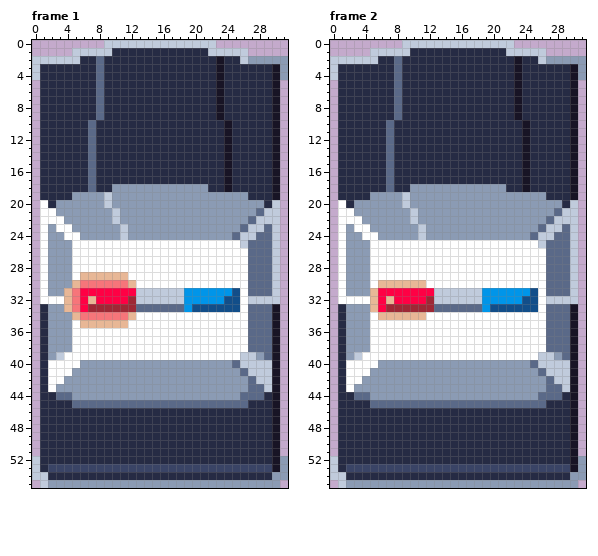
A pixel-art file gets an edit: core/assets-src/sprites/vehicles/police.ase. Above, as it was before the edit.
32x56 pixels, 6 frames. Shown: frame 1, frame 2. The commit also changed other frames, which this record leaves out.
The result:
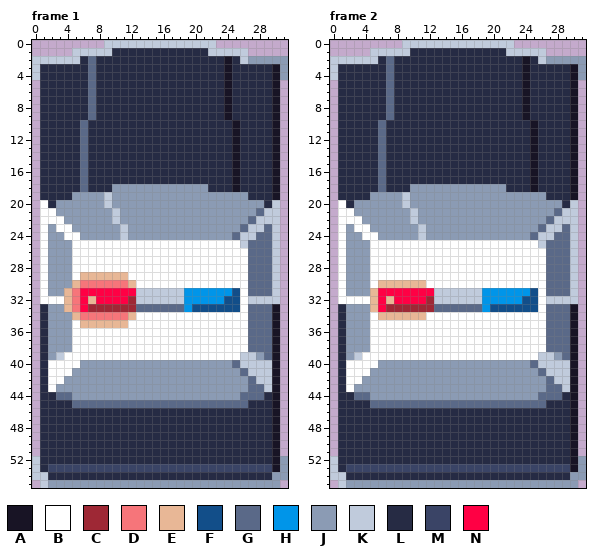
Palette (. is transparent): A #181425  B #ffffff  C #9e2835  D #f6757a  E #e8b796  F #124e89  G #5a6988  H #0095e9  J #8b9bb4  K #c0cbdc  L #262b44  M #3a4466  N #ff0044
Commit message: Slightly touch up Highway Patrol
What changed:
Frame 1, layer "Layer":
y 2..9: x 7..8 LG -> GL; x 23..24 AL -> LA
y 10..18: x 6..7 LG -> GL; x 24..25 AL -> LA
Frame 2, layer "Layer": the same change as frame 1
Pixel boxes of the changes (left, top, right, bottom) in both pictures:
changed: (80, 56, 104, 192)
changed: (216, 56, 240, 192)
changed: (378, 56, 402, 192)
changed: (514, 56, 538, 192)
